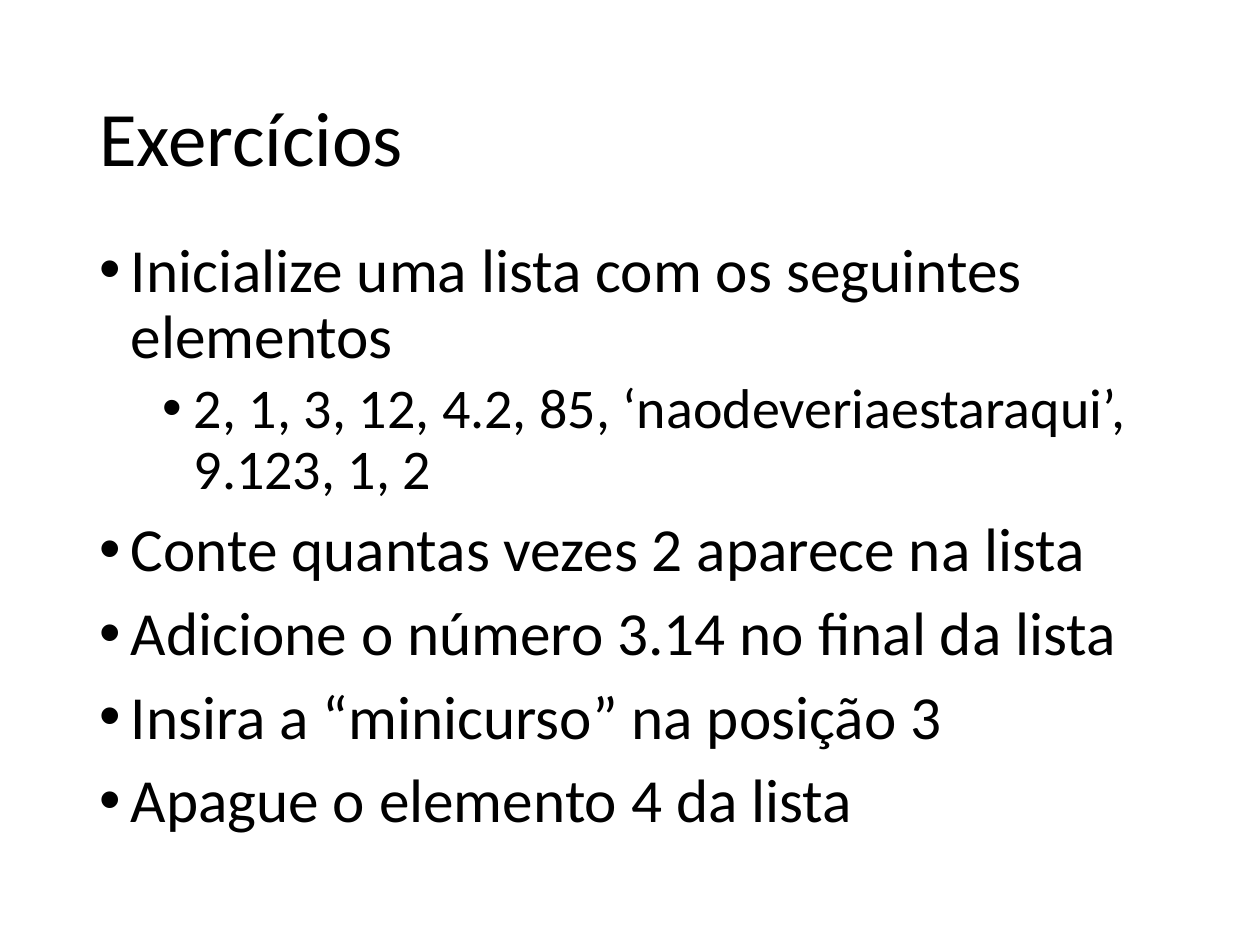
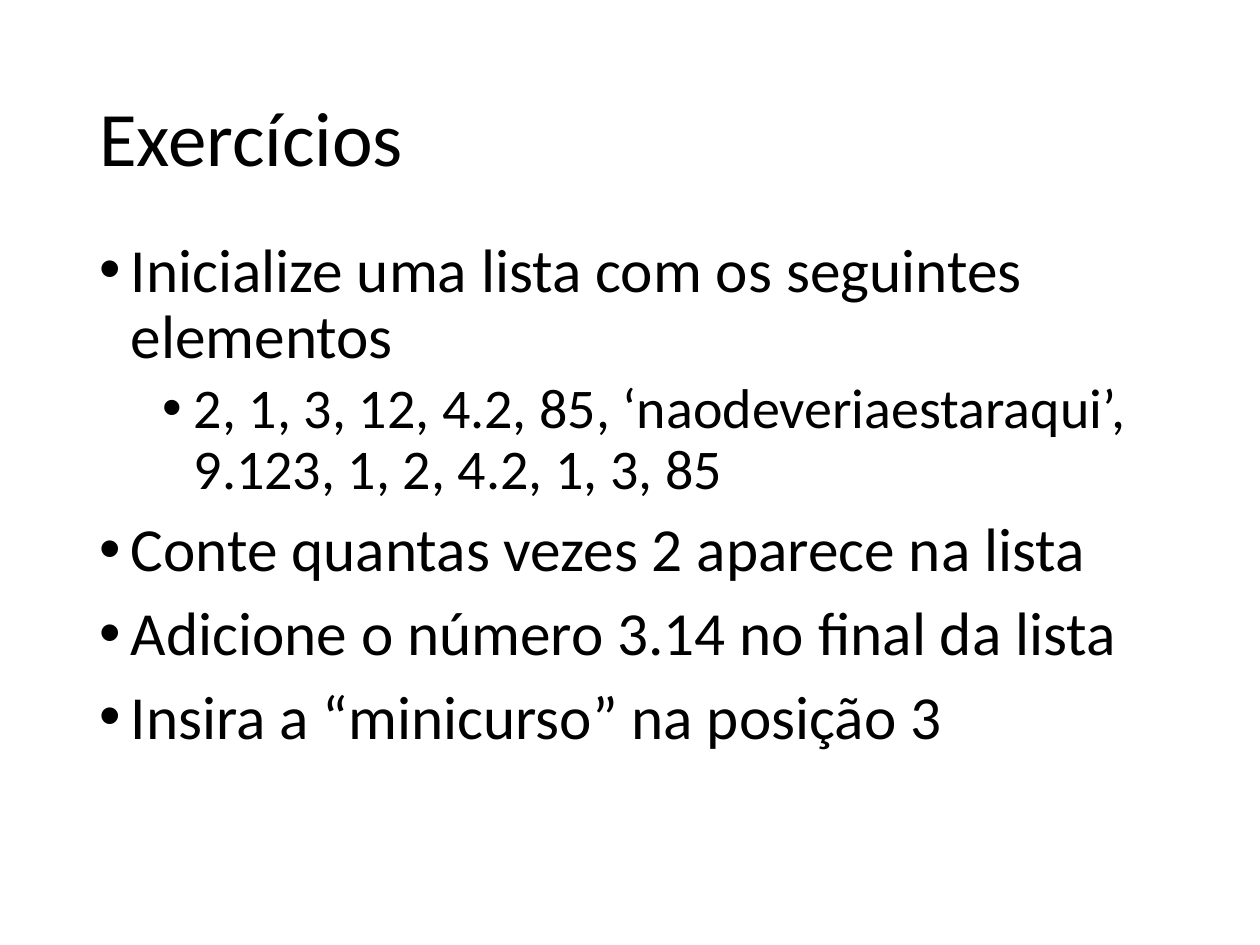
Before and after one commit to fernandoFernandeSantos/minicurso_python_2019, a slide deck: slide 35 of aula.pptx. Drawn at 1260x945 pixels with LibreOffice and Linux fonts; fonts in the diff are those of the drawing. Boxes give left, top, right and bottom in pixels: in the first picture for what was removed or moved away, otherwise in the second. Text is boxed around its words. In the diff, an @@ line names an element or a change of style, - is before the commit and + after.

```diff
--- a/aula.pptx
+++ b/aula.pptx
@@ text at box(194, 388, 1125, 496): text changed @@
-  • 2, 1, 3, 12, 4.2, 85, ‘naodeveriaestaraqui’, 9.123, 1, 2
+  • 2, 1, 3, 12, 4.2, 85, ‘naodeveriaestaraqui’, 9.123, 1, 2, 4.2, 1, 3, 85
@@ text at box(131, 779, 852, 833): paragraph removed @@
-• Apague o elemento 4 da lista
```
Also in this commit, not shown: 14 other slides changed, 11 slides added, 2 slides removed, 1 other file.
